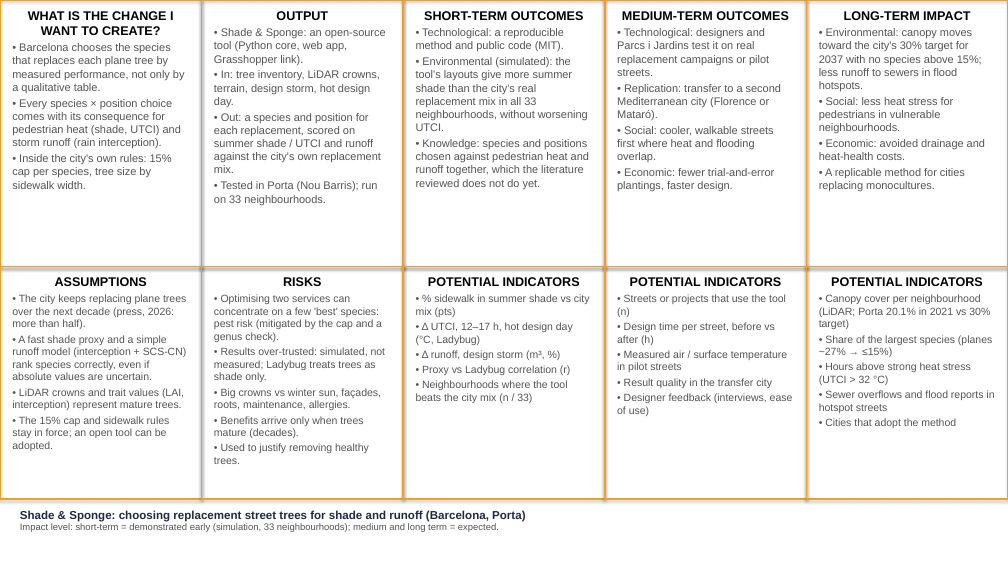
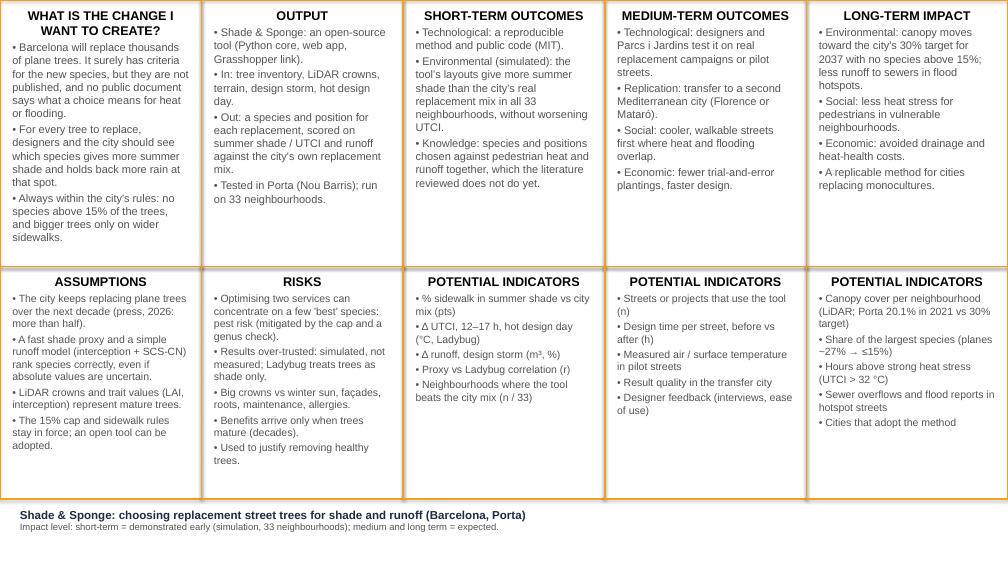
Before and after one commit to giofox96/shade-and-sponge, a slide deck: slide 1 of slides/rt_assignment2/RT_A2_theory_of_change.pptx. Drawn at 1008x567 pixels with LibreOffice and Linux fonts; fonts in the diff are those of the drawing. Boxes give left, top, right and bottom in pixels: in the first picture for what was removed or moved away, otherwise in the second. Text is boxed around its words. In the diff, an @@ line names an element or a change of style, - is before the commit and + after.

```diff
--- a/slides/rt_assignment2/RT_A2_theory_of_change.pptx
+++ b/slides/rt_assignment2/RT_A2_theory_of_change.pptx
@@ text at <box>12,43,189,241</box>: text changed @@
-• Barcelona chooses the species that replaces each plane tree by measured performance, not only by a qualitative table.
-• Every species × position choice comes with its consequence for pedestrian heat (shade, UTCI) and storm runoff (rain interception).
-• Inside the city's own rules: 15% cap per species, tree size by sidewalk width.
+• Barcelona will replace thousands of plane trees. It surely has criteria for the new species, but they are not published, and no public document says what a choice means for heat or flooding.
+• For every tree to replace, designers and the city should see which species gives more summer shade and holds back more rain at that spot.
+• Always within the city's rules: no species above 15% of the trees, and bigger trees only on wider sidewalks.
```
Also in this commit, not shown: 2 other files.
